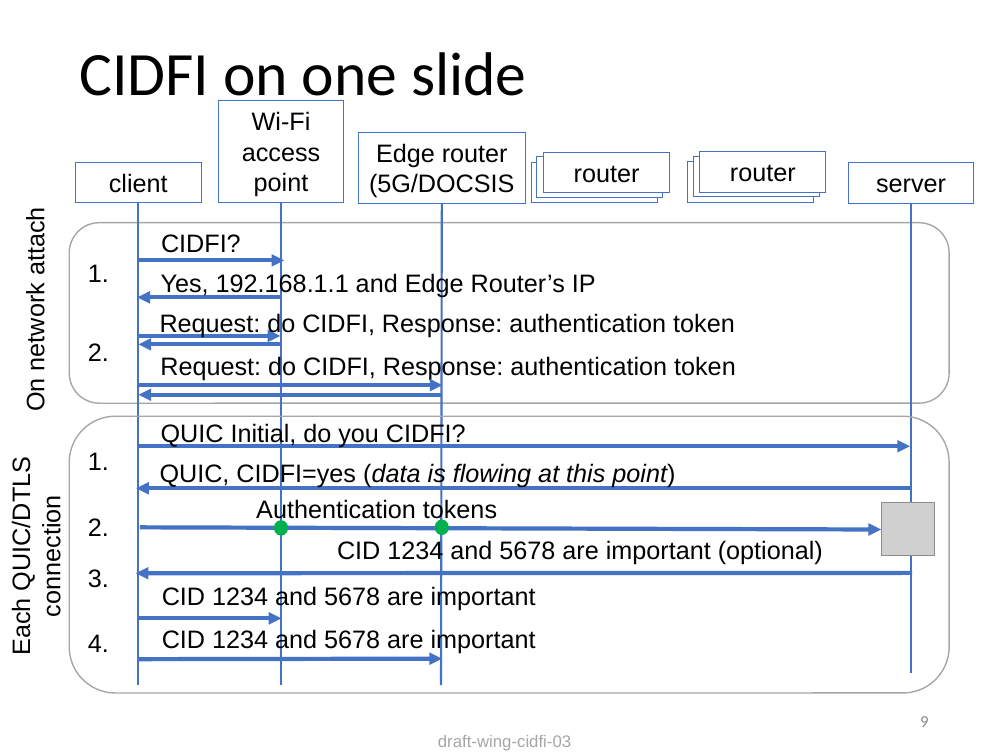
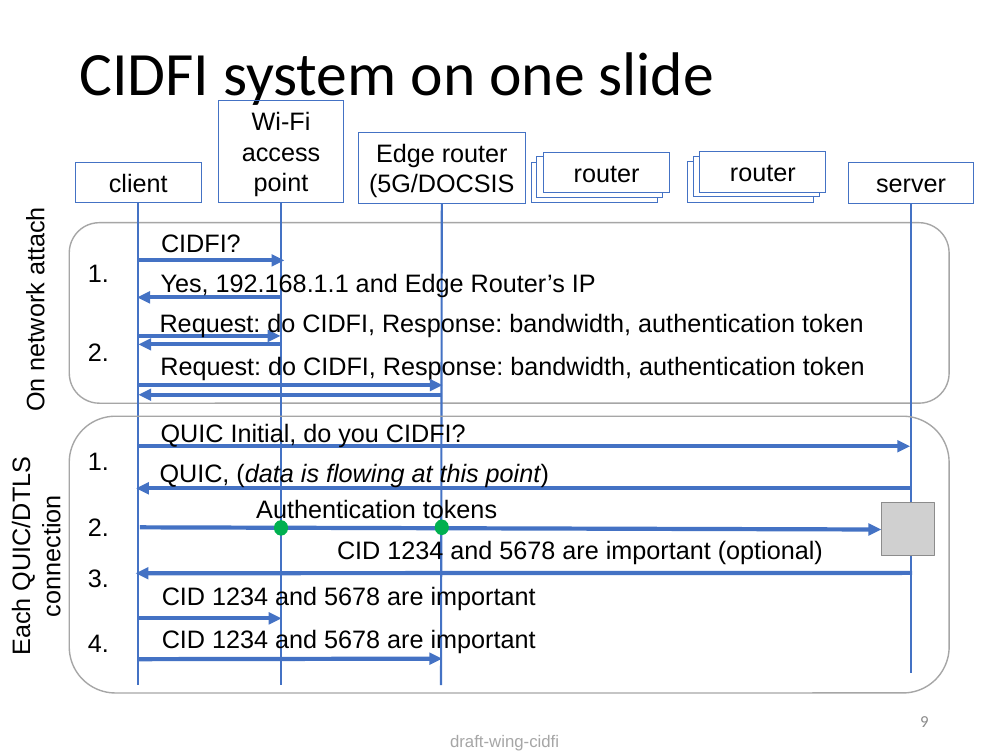
Before and after one commit to danwing/cidfi, a slide deck: slide 9 of Presentations/cidfi.pptx. Drawn at 1008x756 pixels with LibreOffice and Linux fonts; fonts in the diff are those of the drawing; grey boxes stand for pictures. Boxes give left, top, right and bottom in pixels: in the first picture for what was removed or moved away, otherwise in the second. Text is boxed around its words. In the diff, an @@ line names an element or a change of style, - is before the commit and + after.

```diff
--- a/Presentations/cidfi.pptx
+++ b/Presentations/cidfi.pptx
@@ title at [79, 52, 714, 110]: text changed @@
-CIDFI on one slide
+CIDFI system on one slide
@@ text at [160, 311, 864, 337]: text changed @@
-Request: do CIDFI, Response: authentication token
+Request: do CIDFI, Response: bandwidth, authentication token
@@ text at [160, 354, 865, 380]: text changed @@
-Request: do CIDFI, Response: authentication token
+Request: do CIDFI, Response: bandwidth, authentication token
@@ text at [160, 462, 549, 488]: text changed @@
-QUIC, CIDFI=yes (data is flowing at this point)
+QUIC, (data is flowing at this point)
@@ text at [450, 735, 559, 751]: text changed @@
-draft-wing-cidfi-03
+draft-wing-cidfi
```
Also in this commit, not shown: 8 other slides changed, 3 slides added.
